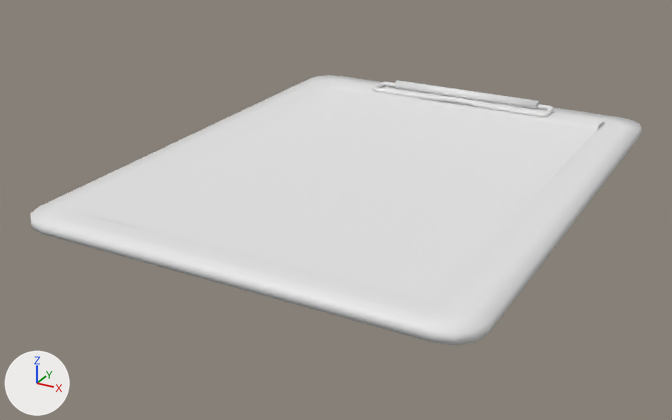
The FBX model Assets/Imports/M_Indice/M_IndicePlanche03.fbx as it was, and as the next commit left it.
One viewpoint serves both versions: a 50 mm camera at (0.206, -0.414, 0.18) aimed at (-0.012, -0.018, -0.018). The lights are fixed; the arrows at lower left show +X, +Y and +Z. The picture after the commit comes second. Where no turn or scale is listed for an object, it has been applied to the vertices.

Names of what the first picture shows: 'M_IndicePlanche03'.
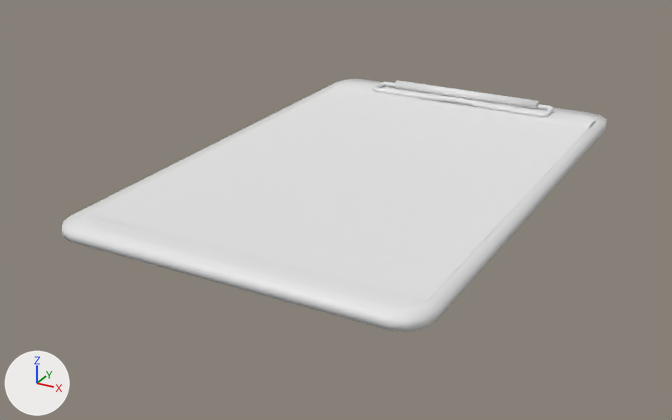
Where the change shows, as pixel boxes [x1, y1, x2, y2] in the pictures (672 x 420 px; the box of a moved part takes in the faces that stretch with it):
'M_IndicePlanche03', reshaped (11% narrower, 6% shorter)
    before: [30, 75, 641, 345]
    after: [62, 79, 606, 332]
part 1 of me_plane_001, moved or reshaped
    before: [30, 75, 641, 345]
    after: [62, 79, 606, 332]
part 2 of me_plane_001, moved or reshaped
    before: [79, 80, 604, 305]
    after: [242, 81, 595, 239]

Edits to the bpy script that builds the scene:
```text
Change me_plane_001:
    used by ob_m_indiceplanche03; location = (0.0, 0.0, 0.0)
    remove me_plane_001.from_pydata(...)  # 428 vertices, 417 faces; spans x -0.112..0.112, y -0.142..0.142, z 0.0..0.011
    add me_plane_001.from_pydata(...)  # 428 vertices, 417 faces; spans x -0.091..0.091, y -0.142..0.142, z 0.0..0.011
    me_plane_001 part 1: the loose piece of 96 vertices spanning x -0.112..0.112, y -0.142..0.142, z 0.0..0.004 is scaled about its middle by (0.817, 1, 1)
    me_plane_001 part 2: the loose piece of 12 vertices spanning x -0.09..0.09, y -0.124..0.127, z 0.005..0.006 is scaled about its middle by (0.946, 1, 1)
```
